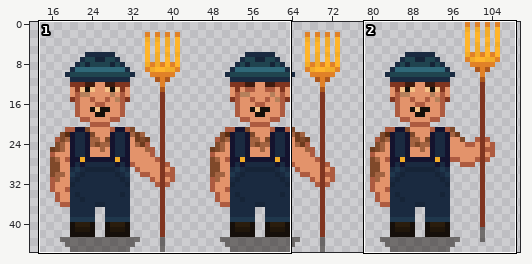
Edited in one commit: sprite sheet (Assets/Art/Sprites/People/Townsfolk/smellyfarmer_spritesheet.png). Above: a wide view before the commit, with the close-up outlined.
Close-up. The starting point:
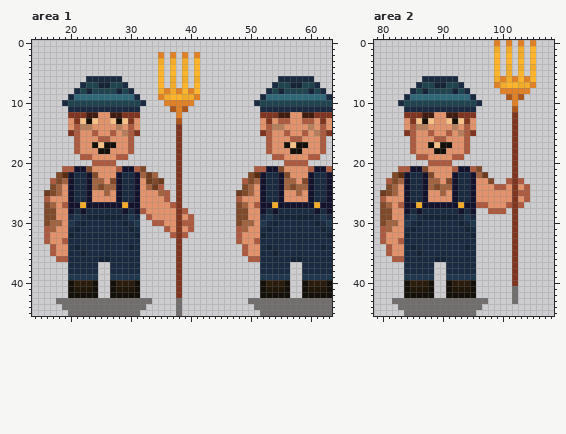
The file is 125x46 pixels. Shown: area 1: x 14..63, y 0..45; area 2: x 79..108, y 0..45. The wide view leaves out empty margins.
The same view after the edit:
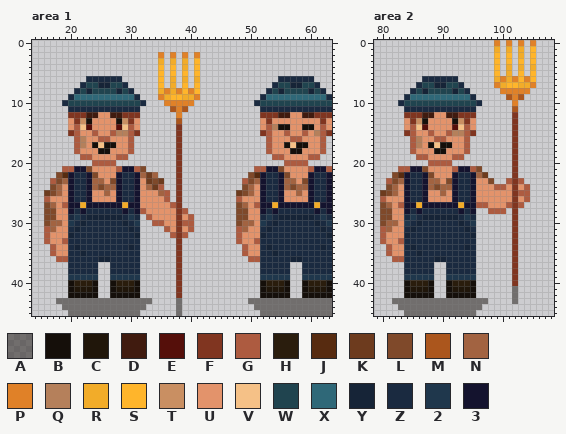
Palette (. is transparent): A #150f0a80  B #150f0a  C #20160a  D #401b0f  E #550f0a  F #803520  G #ad5b40  H #2a1d0d  J #572b10  K #6d3b1e  L #7f492a  M #ab561d  N #a26341  P #e08128  Q #b5805b  R #f2ac29  S #ffb52b  T #c98f62  U #e3936b  V #f5c187  W #20444f  X #2f6878  Y #162437  Z #1a2a40  2 #1f374c  3 #14132e
The exact change:
Changed rows in their new state; - is an unchanged pixel.
Area 1:
first column x 22:
13 T-U--U-T-------------------------UU--UU
14 VE----EV-------------------------BB--BB
15 ------Q--------------------------------
16 Q--------------------------------------
17 Q--------------------------------------
Area 2:
first column x 86:
13 T-U--U-T
14 VE----EV
15 ------Q-
16 Q-------
17 Q-------
